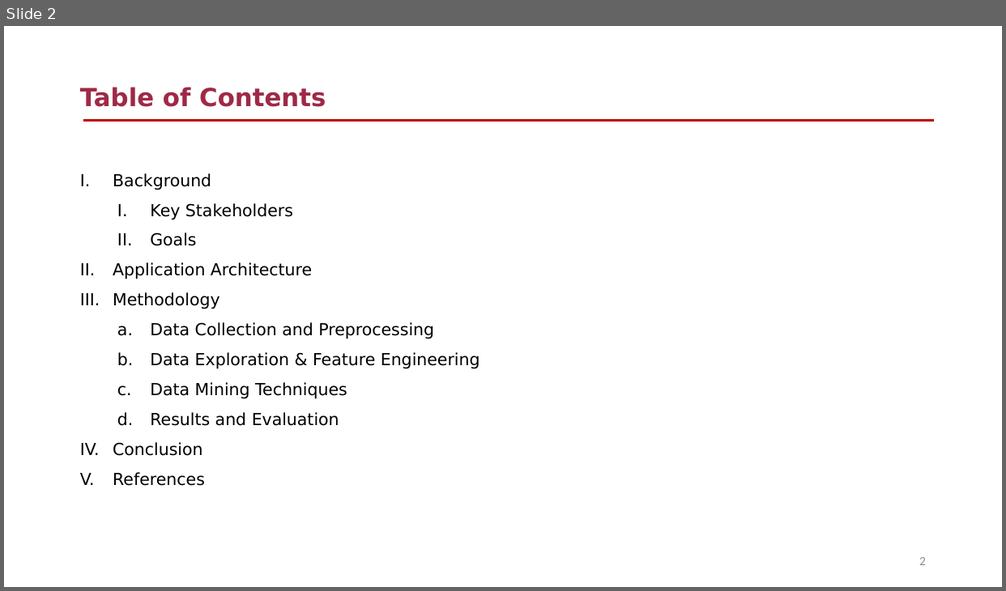
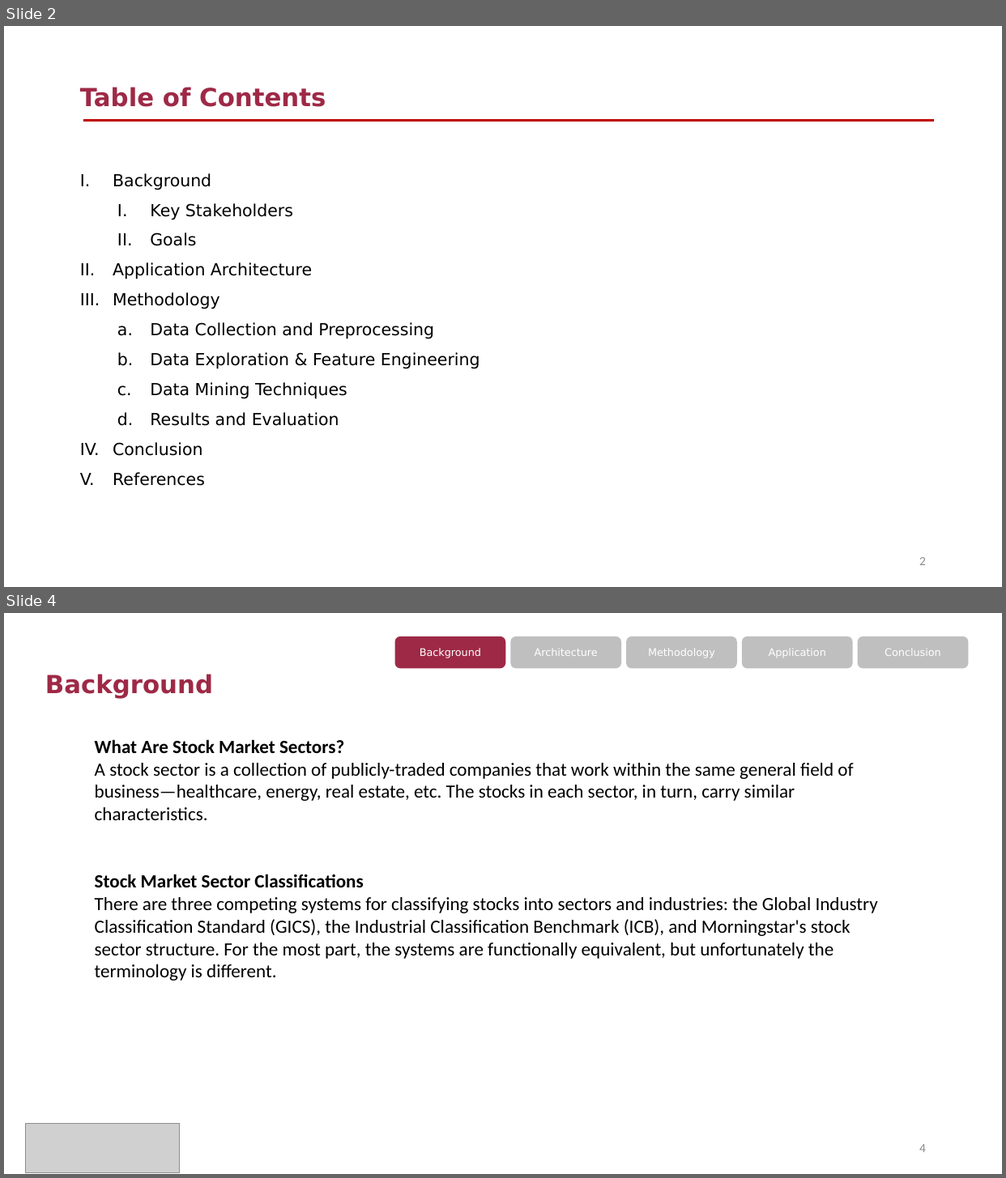
Before and after one commit to zqw86713/MSCA_31008_0N01_Winter_2023_Data_Mining_Principles, a slide deck: Final_project/MScA_31008_Final_Project_Presentation - Pitchbook Industry Classification.pptx. Shown one above the other, each under a label of ours: slide 2 before the commit, slides 2 and 4 after it; the slides between them are not shown. The pictures are 1006x591 and 1006x1178 pixels, drawn with LibreOffice and Linux fonts; fonts in the diff are those of the drawing; grey boxes stand for pictures. Boxes give left, top, right and bottom in pixels: in the first picture for what was removed or moved away, otherwise in the second. Text is boxed around its words. In the diff, an @@ line names an element or a change of style, - is before the commit and + after.

```diff
--- a/Final_project/MScA_31008_Final_Project_Presentation - Pitchbook Industry Classification.pptx
+++ b/Final_project/MScA_31008_Final_Project_Presentation - Pitchbook Industry Classification.pptx
@@ slide 4 added at [4,613,1002,1174], background #FFFFFF @@
@@ rounded rectangle added at [394,636,505,668], fill #9E2946, 10 pt, text #FFFFFF @@
+Background
@@ rounded rectangle added at [511,636,621,668], fill #BFBFBF, 10 pt, text #FFFFFF @@
+Architecture
@@ rounded rectangle added at [626,636,737,668], fill #BFBFBF, 10 pt, text #FFFFFF @@
+Methodology
@@ rounded rectangle added at [742,636,853,668], fill #BFBFBF, 10 pt, text #FFFFFF @@
+Application
@@ rounded rectangle added at [858,636,968,668], fill #BFBFBF, 10 pt, text #FFFFFF @@
+Conclusion
@@ title added at [45,674,213,699], 24 pt, text #9E2946, bold @@
+Background
@@ text added at [95,739,878,981], 18 pt, text #000000 @@
+What Are Stock Market Sectors?
+A stock sector is a collection of publicly-traded companies that work within the same general field of business—healthcare, energy, real estate, etc. The stocks in each sector, in turn, carry similar characteristics.
+Stock Market Sector Classifications
+There are three competing systems for classifying stocks into sectors and industries: the Global Industry Classification Standard (GICS), the Industrial Classification Benchmark (ICB), and Morningstar's stock sector structure. For the most part, the systems are functionally equivalent, but unfortunately the terminology is different.
@@ picture added at [26,1123,180,1173] @@
@@ page number added at [919,1144,926,1152], 12 pt, text #8C8C8C @@
+4
```
Also in this commit, not shown: 1 slide changed, 1 other slide added, 1 other file.
